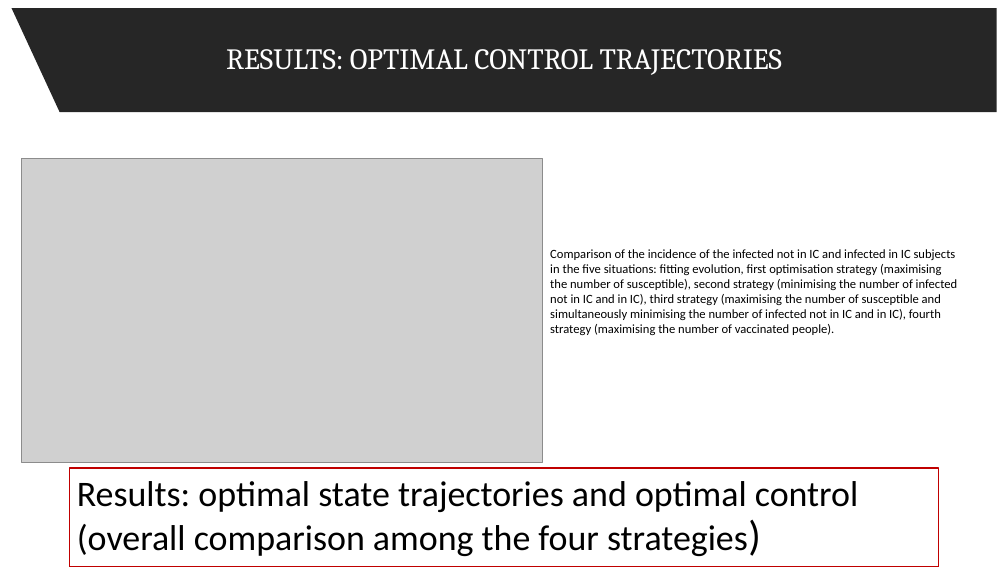
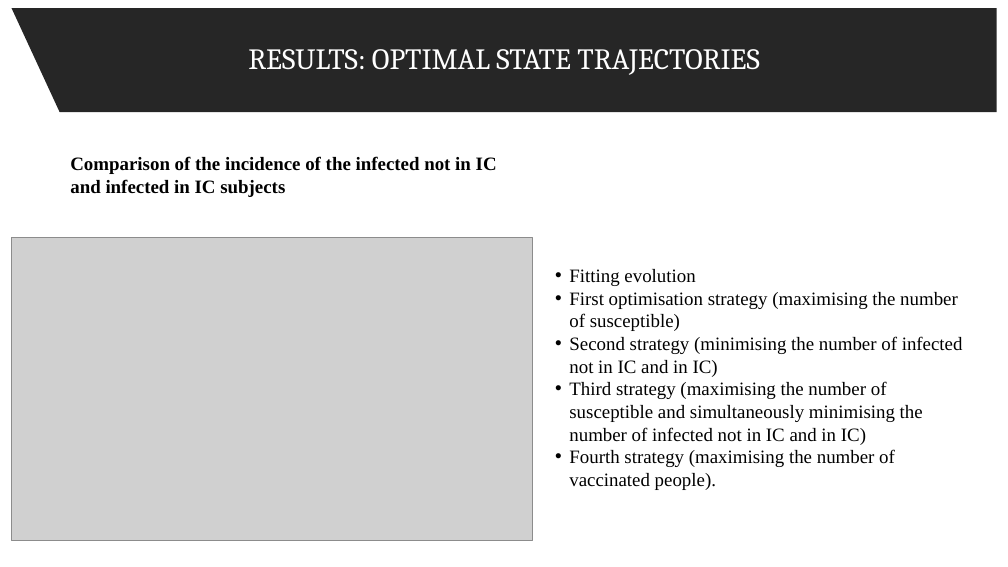
Before and after one commit to spbisc97/covid-optimal-control, a slide deck: slide 18 of PowerPoint/Optimal control strategies to prevent the hospital beds collapse during COVID-19 outbreak.pptx. Drawn at 1008x567 pixels with LibreOffice and Linux fonts; fonts in the diff are those of the drawing; grey boxes stand for pictures. Boxes give left, top, right and bottom in pixels: in the first picture for what was removed or moved away, otherwise in the second. Text is boxed around its words. In the diff, an @@ line names an element or a change of style, - is before the commit and + after.

```diff
--- a/PowerPoint/Optimal control strategies to prevent the hospital beds collapse during COVID-19 outbreak.pptx
+++ b/PowerPoint/Optimal control strategies to prevent the hospital beds collapse during COVID-19 outbreak.pptx
@@ text in freeform shape at (x1=248, y1=49, x2=759, y2=75): text changed @@
-RESULTS: OPTIMAL CONTROL TRAJECTORIES
+RESULTS: OPTIMAL STATE TRAJECTORIES
@@ text added at (x1=70, y1=156, x2=497, y2=197), 18 pt, text #000000, bold @@
+Comparison of the incidence of the infected not in IC
+and infected in IC subjects
@@ picture moved from (x1=22, y1=159, x2=543, y2=462) to (x1=11, y1=237, x2=532, y2=541) @@
@@ text at (x1=569, y1=269, x2=963, y2=490): text changed; size 12 to 18 pt; font Calibri to Times New Roman @@
-Comparison of the incidence of the infected not in IC and infected in IC subjects in the five situations: fitting evolution, first optimisation strategy (maximising the number of susceptible), second strategy (minimising the number of infected not in IC and in IC), third strategy (maximising the number of susceptible and simultaneously minimising the number of infected not in IC and in IC), fourth strategy (maximising the number of vaccinated people).
+• Fitting evolution
+• First optimisation strategy (maximising the number of susceptible)
+• Second strategy (minimising the number of infected not in IC and in IC)
+• Third strategy (maximising the number of susceptible and simultaneously minimising the number of infected not in IC and in IC)
+• Fourth strategy (maximising the number of vaccinated people).
@@ title removed at (x1=70, y1=468, x2=939, y2=567) @@
-Results: optimal state trajectories and optimal control (overall comparison among the four strategies)
```
Also in this commit, not shown: 9 other slides changed, 3 slides removed, 1 other file.
